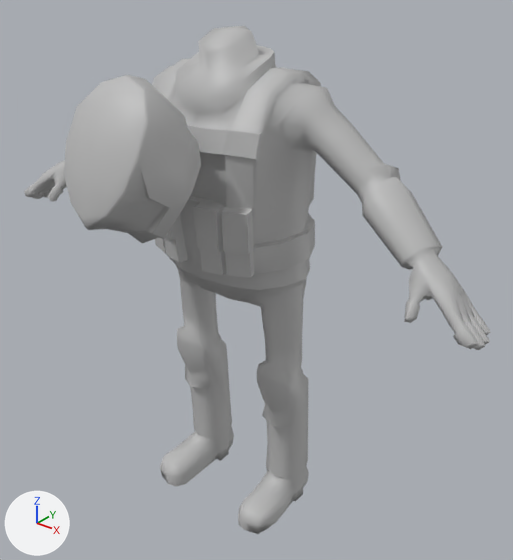
The FBX model Assets/DropZone/Characters/Squaddie/SideArm_Moving.fbx as it was, and as the next commit left it.
The view is the same before and after, from a camera (50 mm lens) standing at (1.452, -1.682, 1.976) and looking at (0.121, -0.018, 0.944). The axes (+X, +Y, +Z) are drawn at lower left. The lights are the same throughout. Where no turn or scale is listed for an object, it has been applied to the vertices.

Names of what the first picture shows: 'Squaddie:Body', 'Squaddie:Head'.
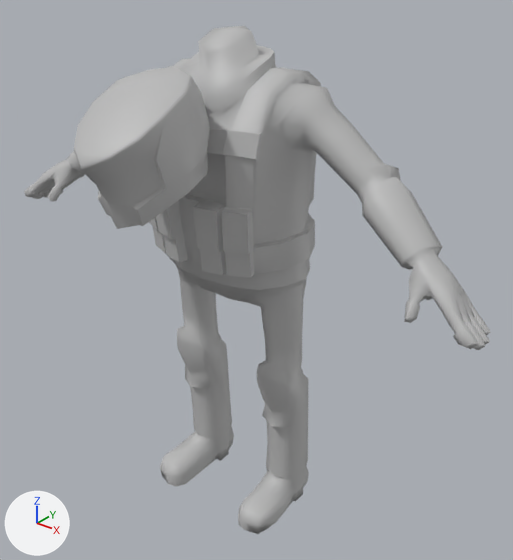
Location of each change, [x1, y1, x2, y2] in pixels of the pictures (513 x 560 px):
'Squaddie:Head', moved, turned
    before: [64, 75, 201, 243]
    after: [74, 67, 210, 229]

The edits, one by one:
Object 'Squaddie:Head' (ob_squaddie_head) moves from (0.0, 3.607, -69.99) to (2.415, -31.31, 23.32).
Object 'Squaddie:Head' (ob_squaddie_head) turns from (39, 0, 0) to (4.3, -0.3, 0.8) degrees about x, y and z.
